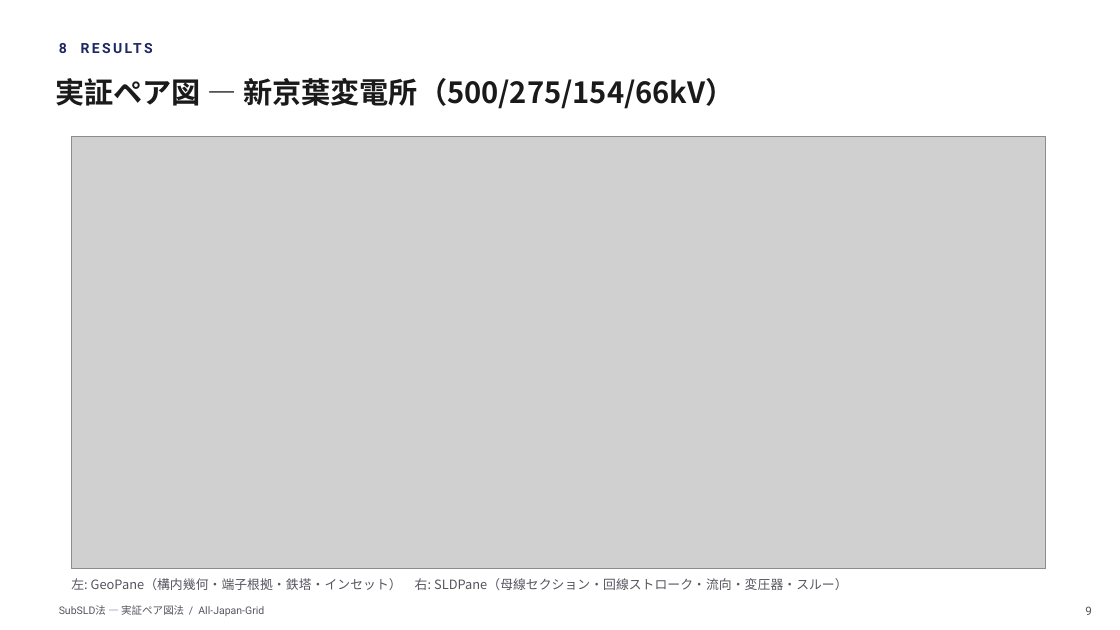
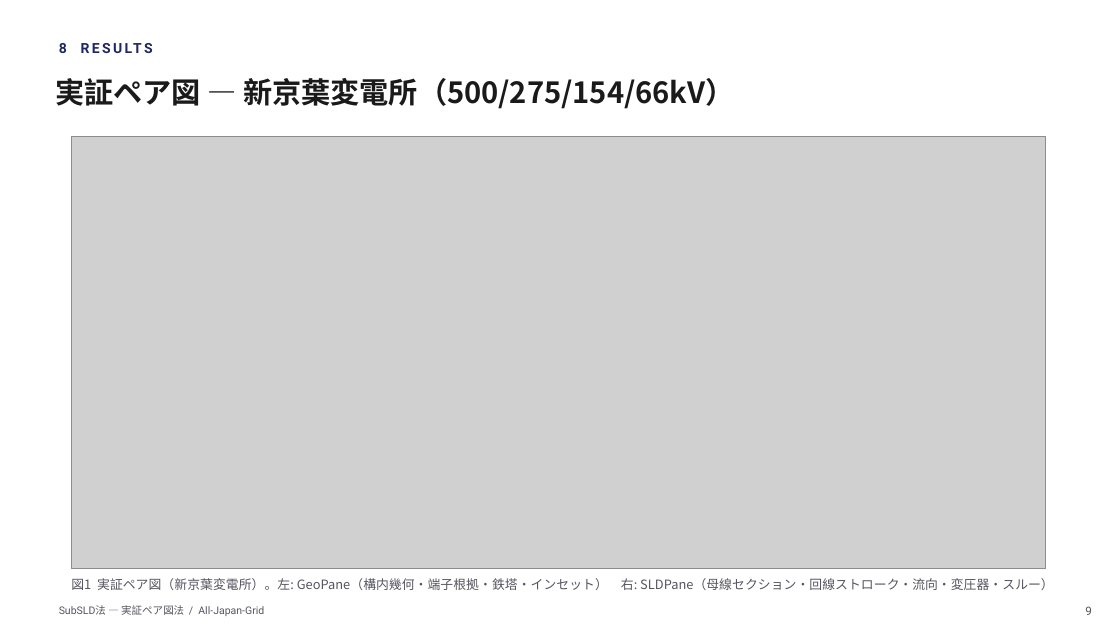
Before and after one commit to lutelute/All-Japan-Grid, a slide deck: slide 9 of docs/slides/subsld/SubSLD法_academic.pptx. Drawn at 1120x630 pixels with LibreOffice and Linux fonts; fonts in the diff are those of the drawing; grey boxes stand for pictures. Boxes give left, top, right and bottom in pixels: in the first picture for what was removed or moved away, otherwise in the second. Text is boxed around its words. In the diff, an @@ line names an element or a change of style, - is before the commit and + after.

```diff
--- a/docs/slides/subsld/SubSLD法_academic.pptx
+++ b/docs/slides/subsld/SubSLD法_academic.pptx
@@ text at [71, 578, 1054, 590]: text changed @@
-左: GeoPane（構内幾何・端子根拠・鉄塔・インセット） 右: SLDPane（母線セクション・回線ストローク・流向・変圧器・スルー）
+図1 実証ペア図（新京葉変電所）。左: GeoPane（構内幾何・端子根拠・鉄塔・インセット） 右: SLDPane（母線セクション・回線ストローク・流向・変圧器・スルー）
```
Also in this commit, not shown: 6 other slides changed, 1 other file.
